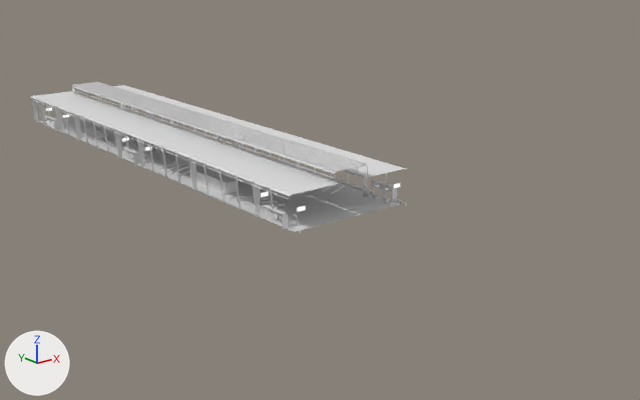
Before and after pictures for a commit that changed the FBX model models/airport gates/AirportConcourse_L2.fbx.
Camera for both pictures: a camera (50 mm lens) standing at (-146.0, -163.0, 85.0) and looking at (16.0, 40.0, 4.0). Every picture has the same lights, and +X, +Y and +Z are marked at lower left. The first picture is the older version. Where no turn or scale is listed for an object, it has been applied to the vertices. Vertices at exactly the same position are counted once.

In view in the first picture: 'floor.003', 'lod2 ceiling', 'walls', 'wc' and 6 more.
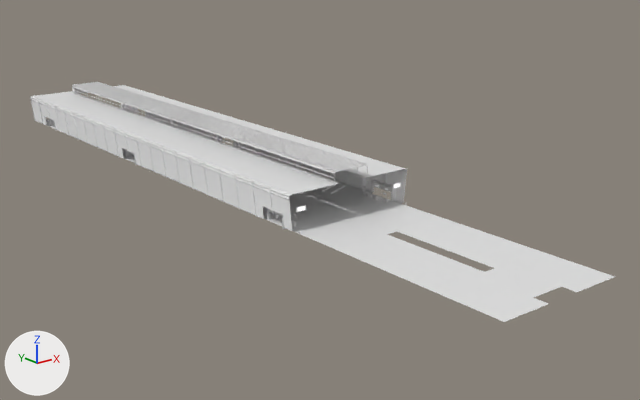
Changed parts and their boxes [x1, y1, x2, y2] in the pictures (640 x 400 px):
'floor.003', reshaped (57% wider, 73% taller): before [40, 109, 401, 232]; after [46, 109, 615, 322]
'L2 glazing', added: after [31, 97, 407, 231]
part 1 of me_plane_016, added: after [296, 204, 615, 322]
part 2 of me_plane_016, built on: before [177, 156, 335, 210]; after [289, 192, 335, 210]

Diff of the bpy script that builds the scene:
```diff
--- a/models/airport gates/AirportConcourse_L2.fbx.py
+++ b/models/airport gates/AirportConcourse_L2.fbx.py
@@ mat_glass_arch @@
+mat_glass_arch = principled_material('Glass Arch')
+mat_glass_arch.base_color = (1.0, 1.0, 1.0)  # white #ffffff
+mat_glass_arch.roughness = 0.0
@@ me_plane_016 @@
 # used by ob_floor_003; location = (0.0, -65.0, 10.0)
-me_plane_016.from_pydata(...)  # 70 vertices, 52 faces; spans x -19.0..19.0, y 72.0..240.0, z 0.0
+me_plane_016.from_pydata(...)  # 193 vertices, 140 faces; spans x -19.0..19.0, y 4.0..240.0, z 0.0
+# me_plane_016 part 1: a new loose piece of 106 vertices spanning x -19.0..19.0, y 4.0..72.0, z 0.0, in mat_airportconcourse_l1 (white #e7e7e7)
+# me_plane_016 part 2
+# 1 vertex is removed from x 0.0, y 120.0, z 0.0
+# 8 faces are deleted
+# 18 vertices are added at x -2.0..2.0, y 87.0..153.0, z 0.0
+# 20 new faces join them
 me_plane_016.materials.append(mat_airportconcourse_l1)
@@ me_plane_055_1 @@
+me_plane_055_1.from_pydata(...)  # 104 vertices, 38 faces; spans x -20.0..20.0, y 0.0..168.0, z 10.0..20.0
+me_plane_055_1.materials.append(mat_glass_arch)  # white #ffffff
@@ ob_l2_glazing @@
+ob_l2_glazing = bpy.data.objects.new('L2 glazing', me_plane_055_1)
+ob_l2_glazing.location = (0.0, 7.0, 0.0)
```
